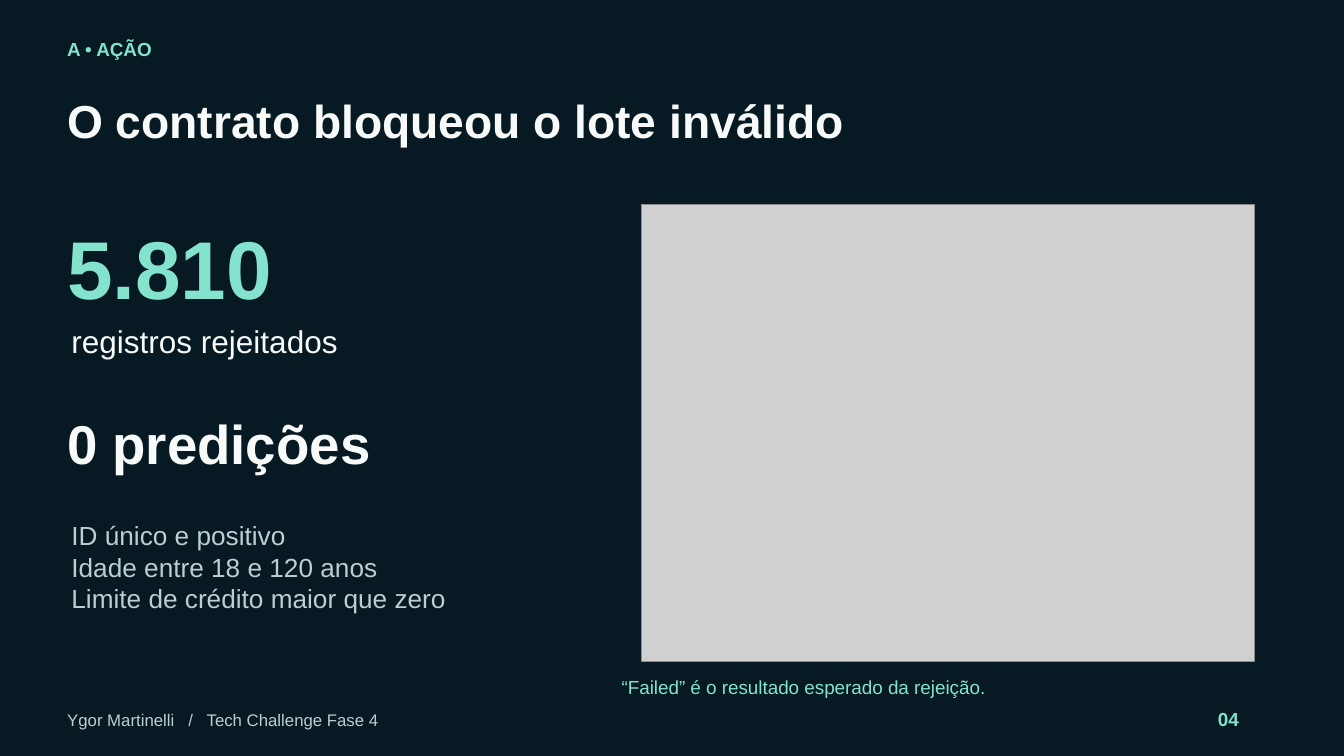
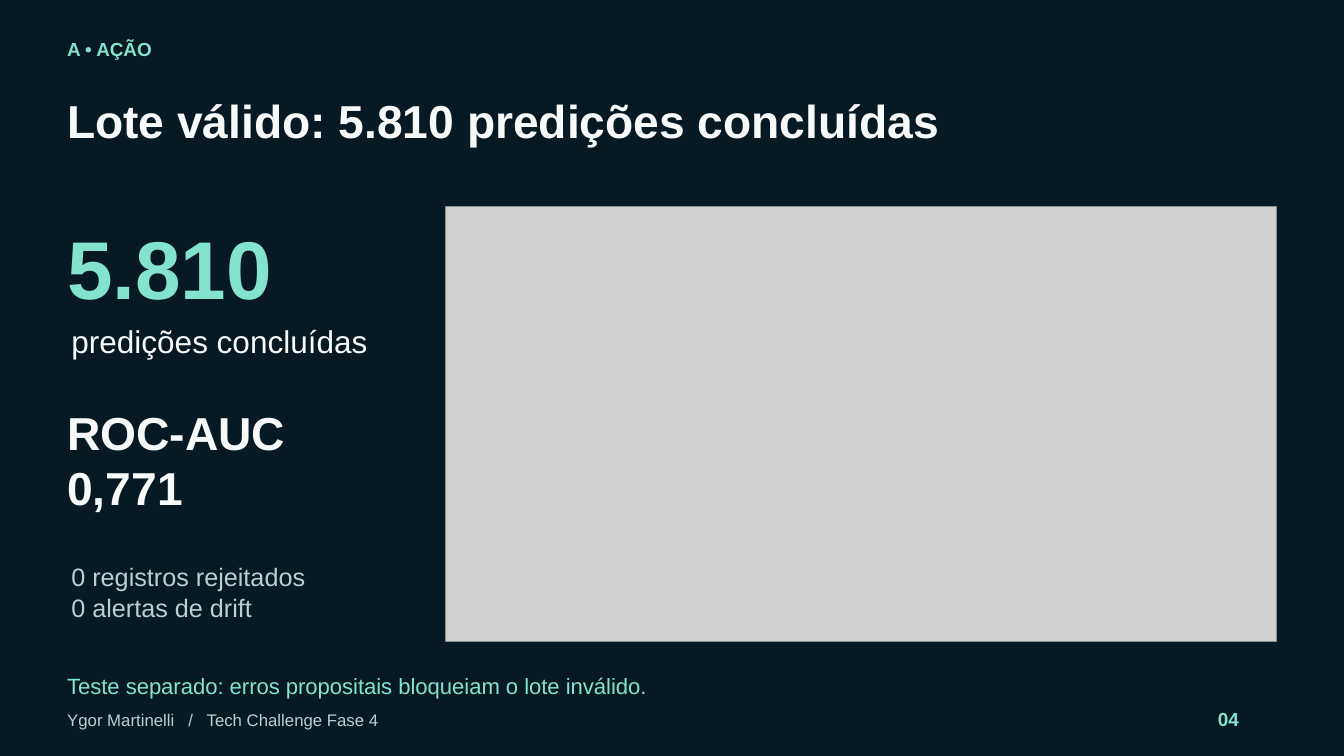
Before and after one commit to ygormartinelli/tech-challenge-fase-4, a slide deck: slide 4 of docs/apresentacao/Tech_Challenge_Fase4_STAR.pptx. Drawn at 1344x756 pixels with LibreOffice and Linux fonts; fonts in the diff are those of the drawing; grey boxes stand for pictures. Boxes give left, top, right and bottom in pixels: in the first picture for what was removed or moved away, otherwise in the second. Text is boxed around its words. In the diff, an @@ line names an element or a change of style, - is before the commit and + after.

```diff
--- a/docs/apresentacao/Tech_Challenge_Fase4_STAR.pptx
+++ b/docs/apresentacao/Tech_Challenge_Fase4_STAR.pptx
@@ text at <box>67,104,939,148</box>: text changed @@
-O contrato bloqueou o lote inválido
+Lote válido: 5.810 predições concluídas
@@ picture: place and size @@
-picture at <box>642,205,1254,661</box>
+picture at <box>446,207,1277,641</box>
@@ text at <box>71,329,368,359</box>: text changed @@
-registros rejeitados
+predições concluídas
@@ text at <box>67,417,285,512</box>: text changed; size 39 to 33 pt @@
-0 predições
+ROC-AUC
+0,771
@@ text at <box>71,567,305,618</box>: text changed; size 18.8 to 18 pt @@
-ID único e positivo
-Idade entre 18 e 120 anos
-Limite de crédito maior que zero
+0 registros rejeitados
+0 alertas de drift
@@ text at <box>67,677,647,699</box>: text changed; size 13.5 to 15.8 pt @@
-“Failed” é o resultado esperado da rejeição.
+Teste separado: erros propositais bloqueiam o lote inválido.
```
Also in this commit, not shown: 6 other files.
